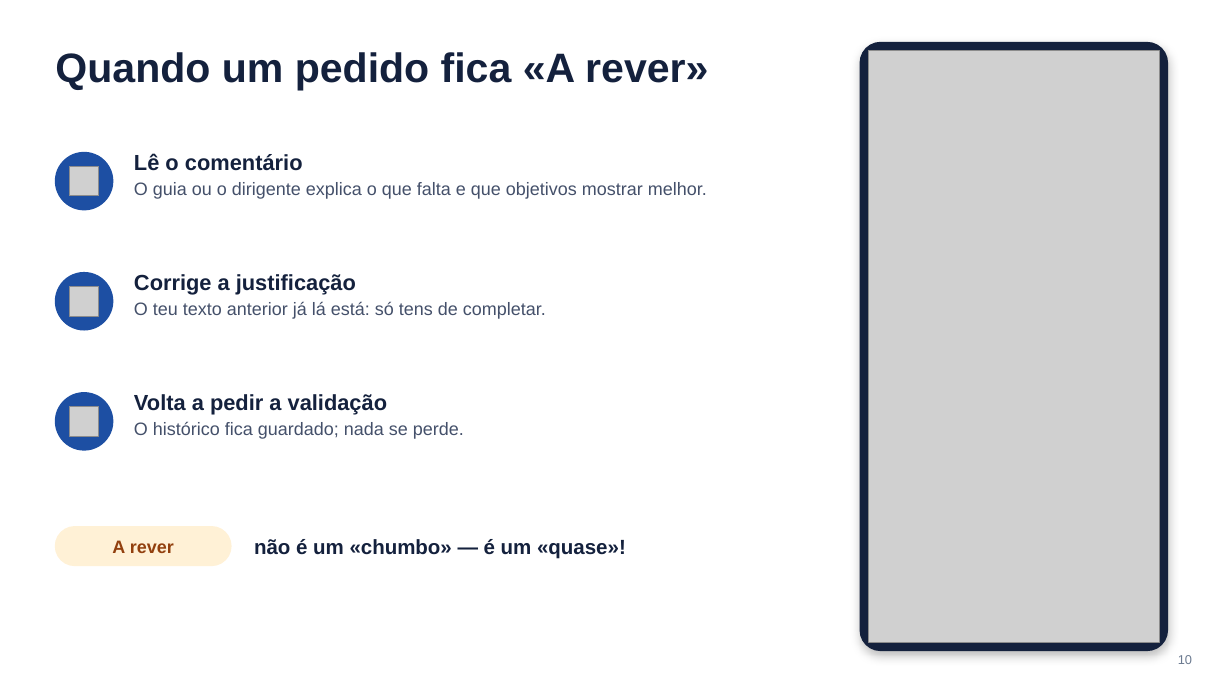
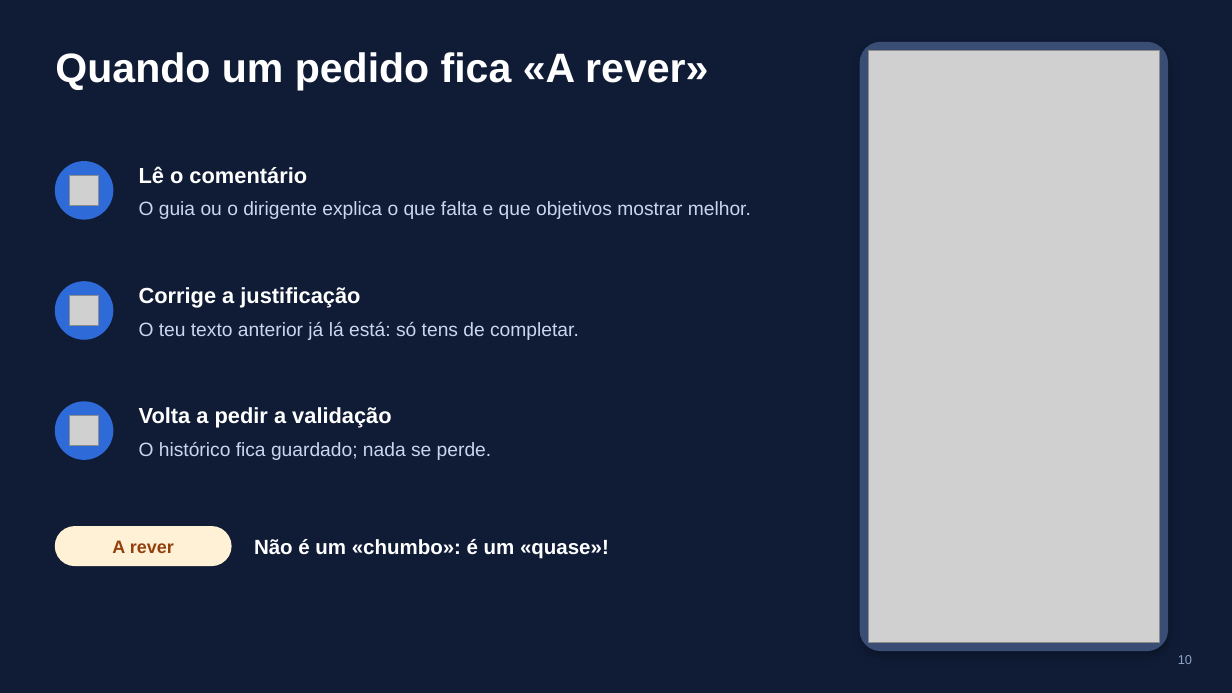
Before and after one commit to jacorreia200218-star/Sistema-Progresso, a slide deck: slide 10 of docs/apresentacao/Pioneiros-app-apresentacao.pptx. Drawn at 1232x693 pixels with LibreOffice and Linux fonts; fonts in the diff are those of the drawing; grey boxes stand for pictures. Boxes give left, top, right and bottom in pixels: in the first picture for what was removed or moved away, otherwise in the second. Text is boxed around its words. In the diff, an @@ line names an element or a change of style, - is before the commit and + after.

```diff
--- a/docs/apresentacao/Pioneiros-app-apresentacao.pptx
+++ b/docs/apresentacao/Pioneiros-app-apresentacao.pptx
@@ background #FFFFFF to #101C36 @@
@@ title "Quando um pedido fica «A ..." at box(55, 52, 708, 90): text colour #14213D to #FFFFFF @@
@@ rounded rectangle at box(860, 43, 1167, 651): fill #14213D to #3A4D75; outline #14213D 1 pt to #3A4D75 1 pt @@
@@ text "Lê o comentário": place and size @@
-text "Lê o comentário" at box(134, 153, 707, 199)
+text "Lê o comentário" at box(139, 166, 751, 219)
@@ text "Lê o comentário" at box(139, 166, 751, 219): text colour #14213D to #FFFFFF in "Lê o comentário"; size 14 to 15 pt, text colour #44506A to #C9D6EE in "O guia ou o dirigente explica o ..."; line spacing 1 to 1.15; more space between paragraphs; less space between paragraphs @@
@@ 3 pictures, 3 ellipses: place and size @@
-3 pictures, 3 ellipses at box(55, 152, 113, 450)
+3 pictures, 3 ellipses at box(55, 162, 113, 459)
@@ fill #1D4FA3 to #2F6BD8; outline #1D4FA3 1 pt to #2F6BD8 1 pt in 3 elements at box(55, 402, 113, 459), box(55, 162, 113, 219), box(55, 282, 113, 339) @@
@@ text "Corrige a justificação": place and size @@
-text "Corrige a justificação" at box(134, 274, 546, 319)
+text "Corrige a justificação" at box(139, 287, 579, 340)
@@ text "Corrige a justificação" at box(139, 287, 579, 340): text colour #14213D to #FFFFFF in "Corrige a justificação"; size 14 to 15 pt, text colour #44506A to #C9D6EE in "O teu texto anterior já lá está: ..."; line spacing 1 to 1.15; more space between paragraphs; less space between paragraphs @@
@@ text "Volta a pedir a validação": place and size @@
-text "Volta a pedir a validação" at box(134, 394, 464, 439)
+text "Volta a pedir a validação" at box(139, 407, 492, 460)
@@ text "Volta a pedir a validação" at box(139, 407, 492, 460): text colour #14213D to #FFFFFF in "Volta a pedir a validação"; size 14 to 15 pt, text colour #44506A to #C9D6EE in "O histórico fica guardado; nada se perde."; line spacing 1 to 1.15; more space between paragraphs; less space between paragraphs @@
@@ text at box(254, 539, 609, 559): text changed; text colour #14213D to #FFFFFF @@
-não é um «chumbo» — é um «quase»!
+Não é um «chumbo»: é um «quase»!
@@ page number at box(1178, 655, 1192, 664): text colour #6B7A90 to #8FA3C7 @@
```
Also in this commit, not shown: 16 other slides changed.
